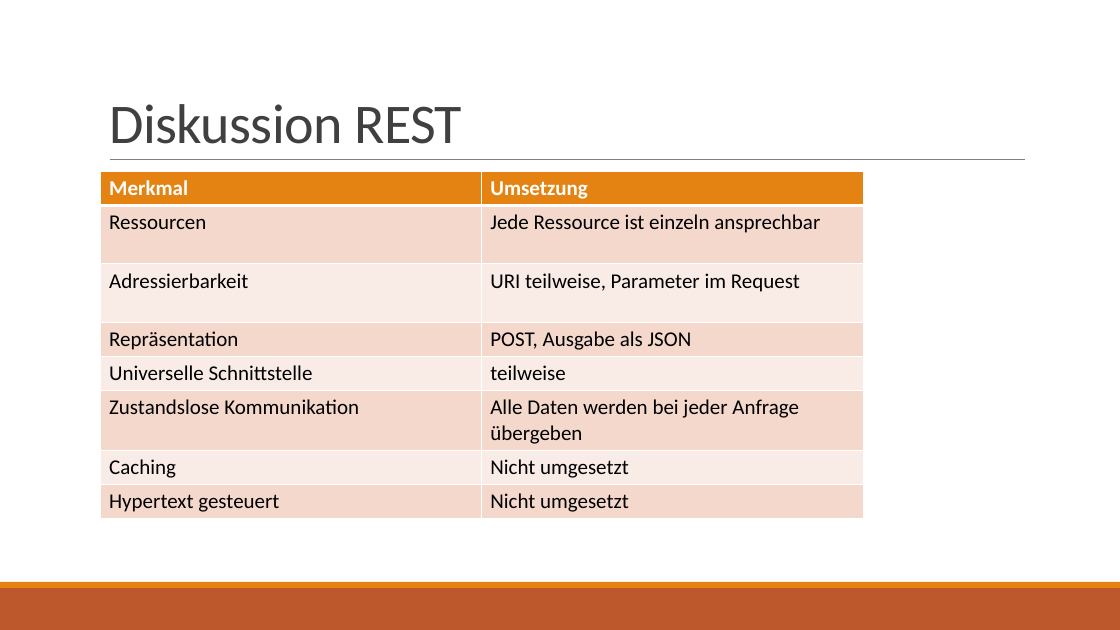
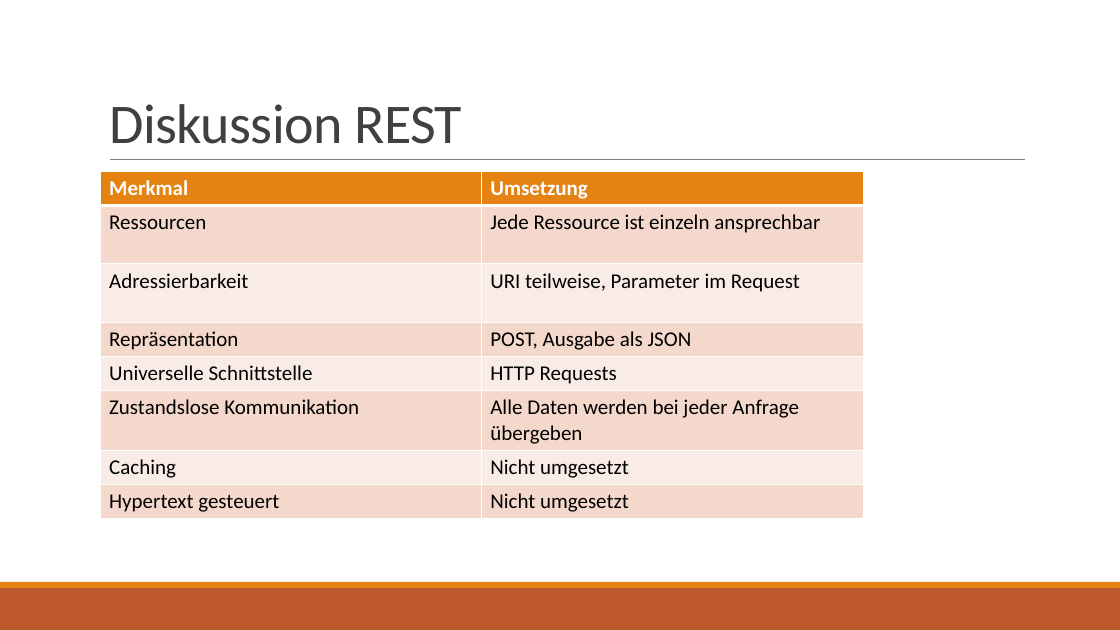
Before and after one commit to LukasMindlberger/ServiceEngineering, a slide deck: slide 4 of Ue3_Präs.pptx. Drawn at 1120x630 pixels with LibreOffice and Linux fonts; fonts in the diff are those of the drawing. Boxes give left, top, right and bottom in pixels: in the first picture for what was removed or moved away, otherwise in the second. Text is boxed around its words. In the diff, an @@ line names an element or a change of style, - is before the commit and + after.

```diff
--- a/Ue3_Präs.pptx
+++ b/Ue3_Präs.pptx
@@ table at (101,171,864,517) @@
-row 5, column 2: teilweise
+row 5, column 2: HTTP Requests
```
Also in this commit, not shown: 2 other slides changed, 5 other files.
